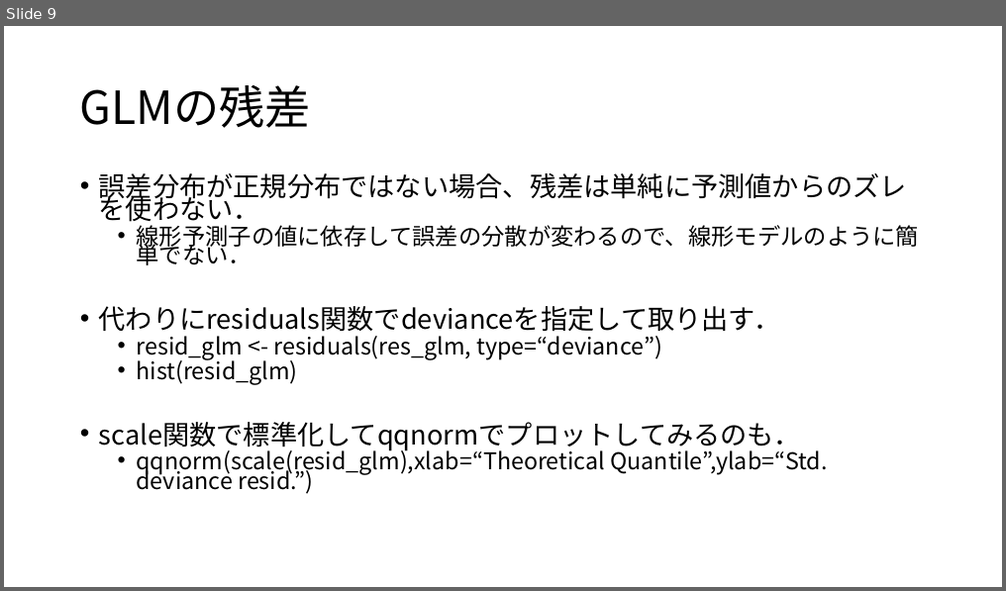
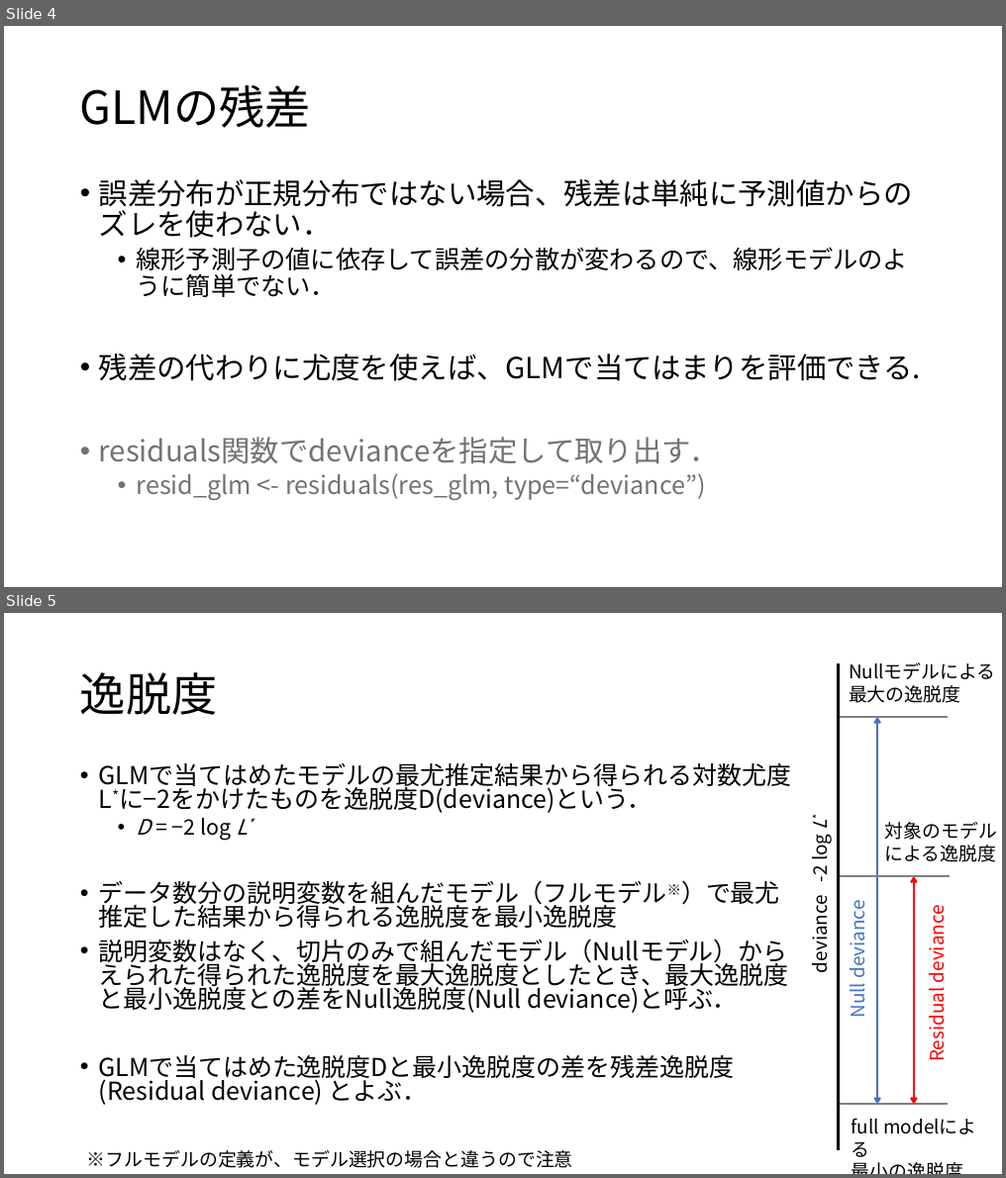
Before and after one commit to KoHMB/Shigen_kensyu_FRA, a slide deck: R/スライド/第27回.pptx. Shown one above the other, each under a label of ours: slide 9 before the commit, slides 4 and 5 after it. The pictures are 1006x591 and 1006x1178 pixels, drawn with LibreOffice and Linux fonts; fonts in the diff are those of the drawing. Boxes give left, top, right and bottom in pixels: in the first picture for what was removed or moved away, otherwise in the second. Text is boxed around its words. In the diff, an @@ line names an element or a change of style, - is before the commit and + after.

```diff
--- a/R/スライド/第27回.pptx
+++ b/R/スライド/第27回.pptx
@@ slide 5 added at [4, 613, 1002, 1174], background #FFFFFF @@
@@ line added from (838, 663) to (838, 1151), #000000 2 pt @@
@@ text added at [848, 663, 996, 703], 18 pt, text #000000 @@
+Nullモデルによる
+最大の逸脱度
@@ title added at [80, 672, 218, 715], 44 pt, text #000000 @@
+逸脱度
@@ line added from (840, 717) to (947, 717), #808080 2 pt @@
@@ double arrow added from (877, 717) to (877, 1105), #4472C4 2 pt @@
@@ text added at [804, 821, 833, 971], 18 pt, text #000000 @@
+deviance -2 log L*
@@ text added at [885, 822, 997, 862], 18 pt, text #000000 @@
+対象のモデル
+による逸脱度
@@ line added from (838, 876) to (949, 876), #808080 2 pt @@
@@ double arrow added from (914, 876) to (914, 1105), #FF0000 2 pt @@
@@ text added at [99, 880, 789, 1105], 23.8 pt, text #000000 @@
+• GLMで当てはめたモデルの最尤推定結果から得られる対数尤度L*に−2をかけたものを逸脱度D(deviance)という．
+  • D = −2 log L*
+• データ数分の説明変数を組んだモデル（フルモデル※）で最尤推定した結果から得られる逸脱度を最小逸脱度
+• 説明変数はなく、切片のみで組んだモデル（Nullモデル）からえられた得られた逸脱度を最大逸脱度としたとき、最大逸脱度と最小逸脱度との差をNull逸脱度(Null deviance)と呼ぶ．
+• GLMで当てはめた逸脱度Dと最小逸脱度の差を残差逸脱度(Residual deviance) とよぶ．
@@ text added at [844, 907, 870, 1016], 18 pt, text #4472C4 @@
+Null deviance
@@ text added at [922, 912, 948, 1059], 18 pt, text #FF0000 @@
+Residual deviance
@@ line added from (840, 1105) to (947, 1105), #808080 2 pt @@
@@ text added at [851, 1118, 879, 1135], 18 pt, text #000000 @@
+full modelによる
+最小の逸脱度
@@ text added at [87, 1151, 573, 1168], 18 pt, text #000000 @@
+※フルモデルの定義が、モデル選択の場合と違うので注意
@@ what was slide 9 is now slide 4 @@
@@ slide 4 changed as well @@
@@ text at [99, 179, 913, 500]: size 25.9 to 28 pt in "誤差分布が正規分布ではない場合、残差は単純に予測値からのズレを使わない．"; size 22.2 to 24 pt in "線形予測子の値に依存して誤差の分散が変わるので、線形モデルのように簡単でない．", "resid_glm <- residuals(res_glm, type=“deviance”)"; text colour #000000 to #767171 in "resid_glm <- residuals(res_glm, type=“deviance”)"; line spacing 0.7 to 0.9 @@
@@ text at [99, 354, 921, 465]: text changed; size 25.9 to 28 pt @@
-• 代わりにresiduals関数でdevianceを指定して取り出す．
+• 残差の代わりに尤度を使えば、GLMで当てはまりを評価できる.
+• residuals関数でdevianceを指定して取り出す．
@@ text at [99, 356, 827, 494]: paragraphs removed @@
-  • hist(resid_glm)
-• scale関数で標準化してqqnormでプロットしてみるのも．
-  • qqnorm(scale(resid_glm),xlab=“Theoretical Quantile”,ylab=“Std. deviance resid.”)
```
Also in this commit, not shown: 4 other slides changed, 4 other slides added, 7 slides removed, 10 other files.
